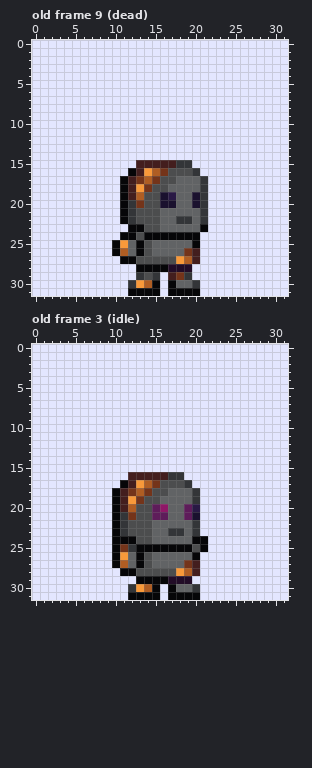
Pixel-art file: game/code/assets/art/prota/aseprite/Sprite-prota-animation-full.aseprite. The picture above was drawn from the file before the commit.
32x32 pixels, 12 frames. Shown: old frame 9 (dead), old frame 3 (idle). The commit also changed other frames, which this record leaves out.
After the commit:
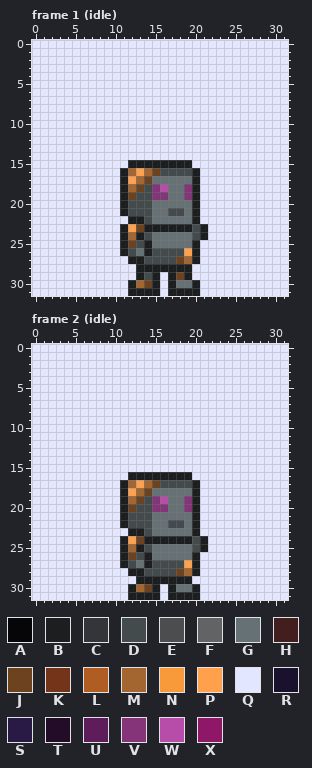
Palette (. is transparent): A #060608  B #1c1e20  C #333538  D #434b4d  E #4c4d4e  F #616365  G #667176  H #431e1e  J #6d431f  K #74341a  L #af5d23  M #a46630  N #f8993a  P #ffa04d  Q #e3e6ff  R #1a112e  S #291945  T #220c27  U #5e1c5a  V #853479  W #b84ca9  X #8f1767
A new or re-ordered frame is compared with the old frame closest to it.
Diff:
frames 12 -> 22
Frame 1 (idle) is new; against old frame 9 (dead), layer "sprite":
y 15: x 12..19 QHHHHHCC -> BBBBBBBB
y 16: x 11..20 QAHNLKEEEC -> BMPMJDDDDB
y 17: x 11..21 AHKLKEEFFFC -> BPMJGGGGGBQ
y 18: x 11..21 AHNKEEFFFFC -> BMJDVWGGVBQ
y 19: x 11..21 AHLEERSFFRC -> BJDDVVGGVBQ
y 20: x 11..21 ACKEERRFFRC -> BDDDGGGGGBQ
y 21: x 11..21 ACEEEFFFFFC -> BDDDGGDDGBQ
y 22: x 11..21 ACEEEFFCCFC -> QBBDGGGGGBQ
y 23: x 11..21 QAAEEFFFFFA -> BPJBBBBBBDB
y 24: x 11..21 AAEAAAAAAAQ -> BMBDGGGGGDB
y 25: x 10..20 ANFAEFFFFFA -> QBJDBGGGGGB
y 26: x 10..20 ALFAEFFFFKH -> QBDGBDDDDPB
y 27: x 11..20 AAEEEEENLH -> QBBDDDDJMB
y 28: x 13..19 AAAATTT -> BBBBBBB
y 29: x 13..15 CEC -> BDB; x 17..19 HKC -> BJB
y 30: x 12..15 CNLA -> BMJB; x 17..20 AFFC -> BGGB
y 31: x 12..15 AAAA -> BBBB; x 17..20 AAAA -> BBBB
Frame 2 (idle) is new; against old frame 3 (idle), layer "sprite":
y 16: x 12..19 HHHHHCCQ -> BBBBBBBB
y 17: x 11..20 AHNLKEEECQ -> BMPMJDDDDB
y 18: x 10..20 AHKLKEEFFFC -> QBPMJGGGGGB
y 19: x 10..20 AHNKEEFFFFC -> QBMJDVWGGVB
y 20: x 10..20 AHLEEUXFFUS -> QBJDDVVGGVB
y 21: x 10..20 ACKEEUUFFUR -> QBDDDGGGGGB
y 22: x 10..20 ACEEEFFFFFC -> QBDDDGGDDGB
y 23: x 10..20 ACEEEFFCCFC -> QQBBDGGGGGB
y 24: x 10..21 AAAEEFFFFFAA -> QBPJBBBBBBDB
y 25: x 10..21 AKCAAAAAAAEA -> QBMBDGGGGGDB
y 26: x 10..20 ANFAEFFFFFA -> QBJDBGGGGGB
y 27: x 10..20 ALFAEFFFFKH -> QBDGBDDDDPB
y 28: x 11..20 AAEEEEENLH -> QBBDDDDJMB
y 29: x 13..19 AAAATTT -> BBBBBBB
y 30: x 12..15 CNLA -> BMJB; x 17..20 AFFC -> BGGB
y 31: x 12..15 AAAA -> BBBB; x 17..20 AAAA -> BBBB
Changed places in both pictures, as pixel boxes (x1, y1, x2, y2):
changed: (112, 160, 208, 296)
changed: (112, 472, 208, 600)
